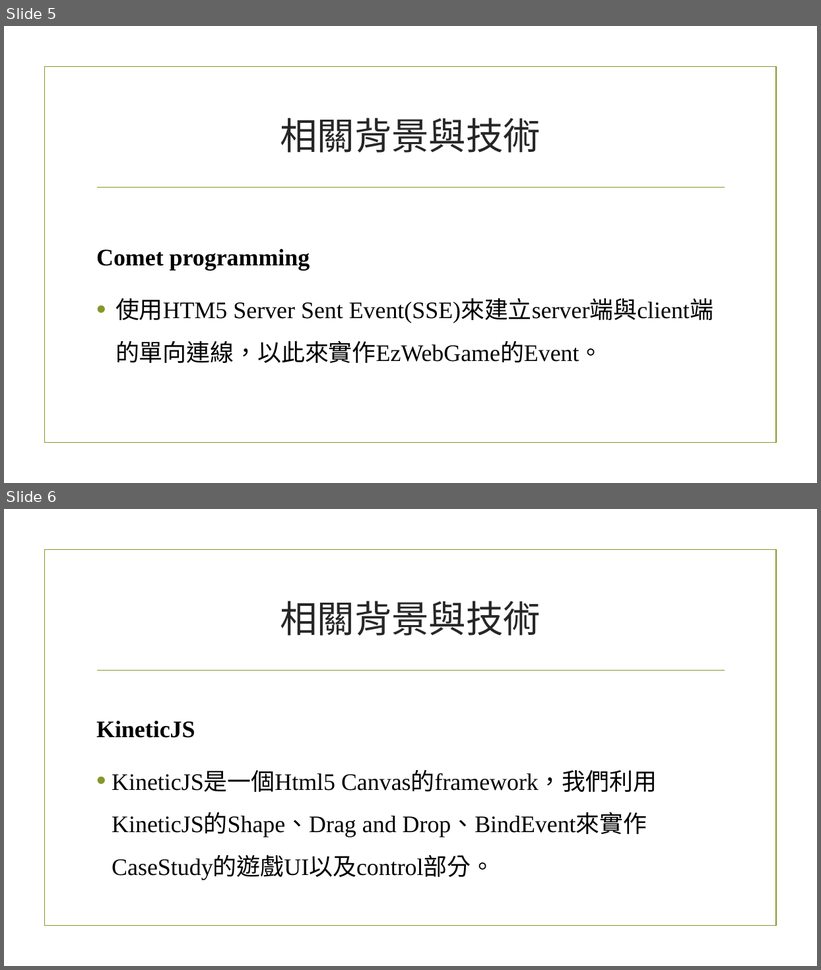
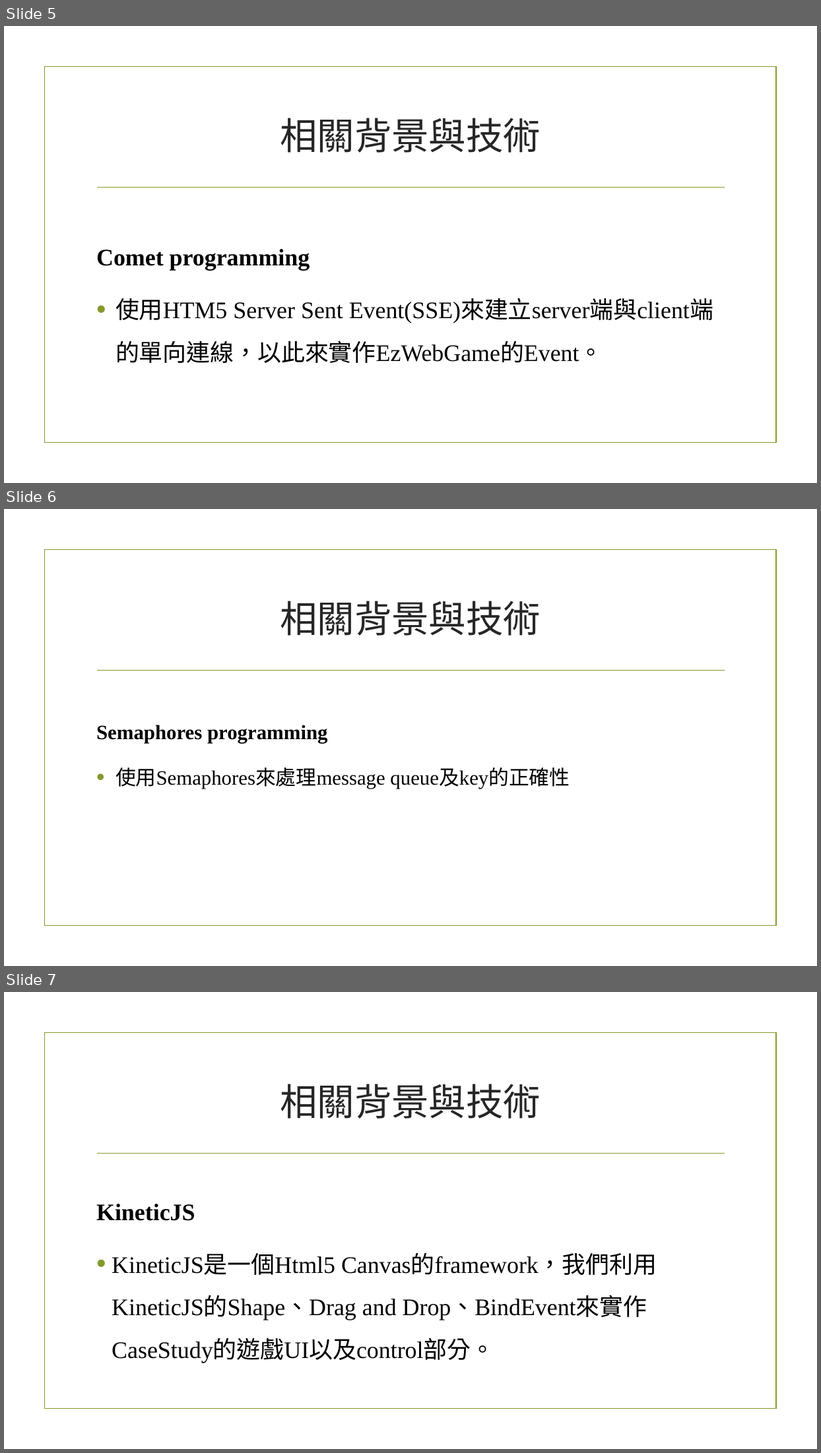
Before and after one commit to KemingChen/EzWebGame, a slide deck: documents/102-CSIE-S019_PPT_EzWebGame.pptx. Shown one above the other, each under a label of ours: slides 5 and 6 before the commit, slides 5, 6 and 7 after it. The pictures are 821x970 and 821x1453 pixels, drawn with LibreOffice and Linux fonts; fonts in the diff are those of the drawing; background and template pictures are left out. Boxes give left, top, right and bottom in pixels: in the first picture for what was removed or moved away, otherwise in the second. Text is boxed around its words. In the diff, an @@ line names an element or a change of style, - is before the commit and + after.

```diff
--- a/documents/102-CSIE-S019_PPT_EzWebGame.pptx
+++ b/documents/102-CSIE-S019_PPT_EzWebGame.pptx
@@ slide 6 added at (4, 509, 817, 966), background picture (left out); not listed: 2 template elements that a slide beside it also shows @@
@@ title added at (280, 601, 541, 636), 44 pt, text #262626 @@
+相關背景與技術
@@ text added at (96, 725, 570, 789), 24 pt, text #000000 @@
+Semaphores programming
+• 使用Semaphores來處理message queue及key的正確性
@@ what was slide 6 is now slide 7 @@
```
Also in this commit, not shown: 4 other slides added, 3 slides removed, 1 other file.
